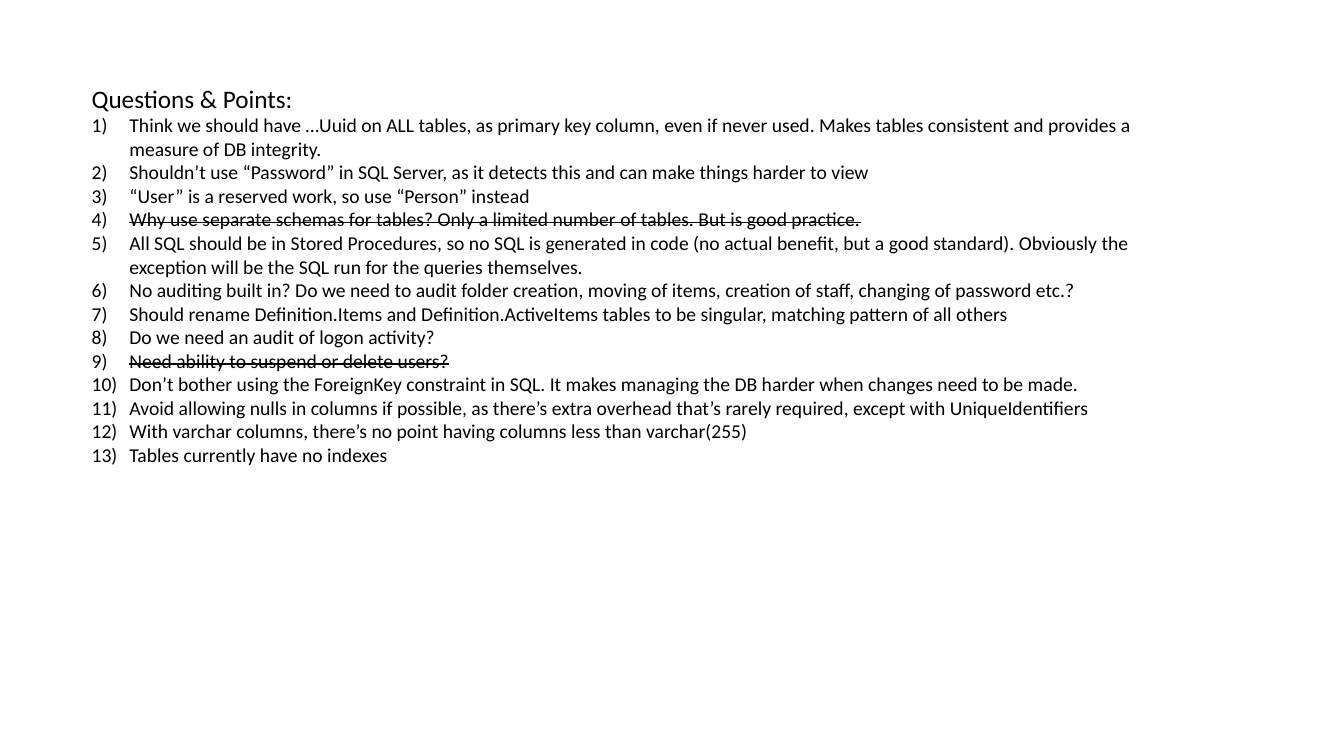
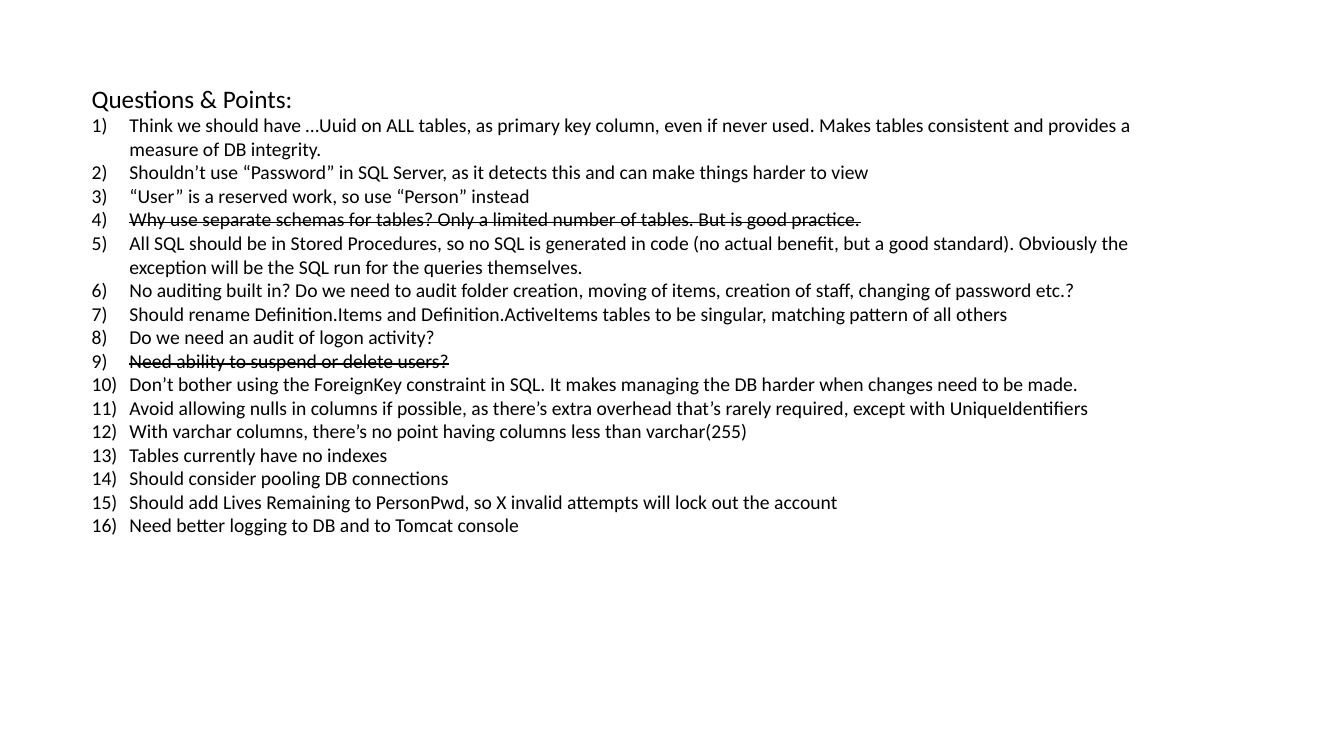
Before and after one commit to endeavourhealth/Enterprise, a slide deck: slide 3 of Documents/Administration Schema ERD.pptx. Drawn at 1344x756 pixels with LibreOffice and Linux fonts; fonts in the diff are those of the drawing. Boxes give left, top, right and bottom in pixels: in the first picture for what was removed or moved away, otherwise in the second. Text is boxed around its words. In the diff, an @@ line names an element or a change of style, - is before the commit and + after.

```diff
--- a/Documents/Administration Schema ERD.pptx
+++ b/Documents/Administration Schema ERD.pptx
@@ text at bbox=[129, 471, 837, 536]: paragraphs added @@
+14) Should consider pooling DB connections
+15) Should add Lives Remaining to PersonPwd, so X invalid attempts will lock out the account
+16) Need better logging to DB and to Tomcat console
```
Also in this commit, not shown: 1 other slide changed, 18 other files.
